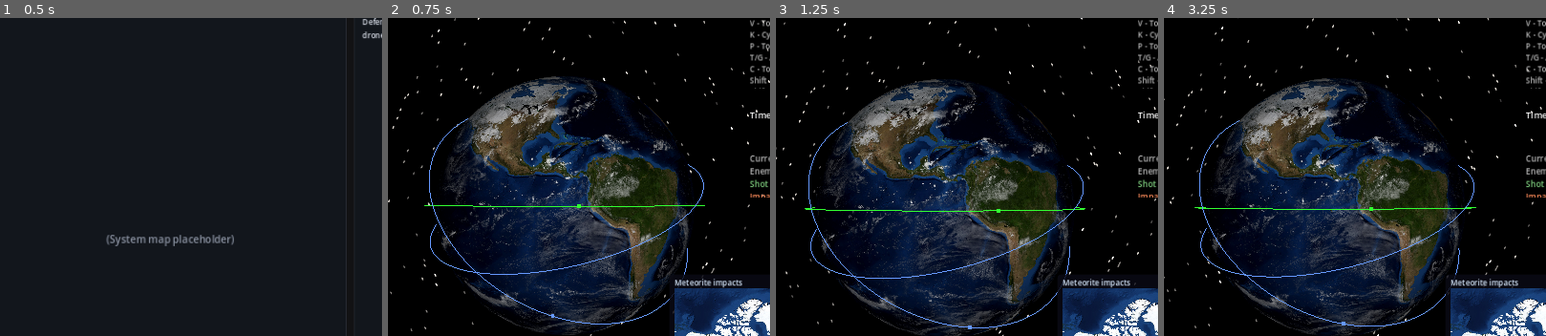
Above: before the commit, frames 1-4 (left to right).
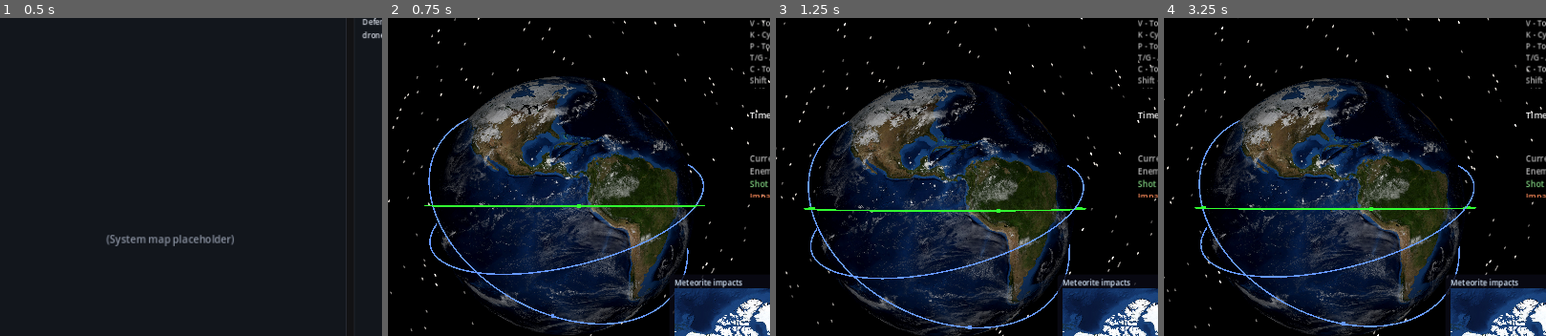
Above: after the commit, the same moments.

Repository: mellenburg/game
Game: Godot game, scene res://scenes/menu.tscn
Two runs of this game, one before a commit and one after it. Both use one fixed random seed, a clock stepped at 60 frames per second and the inputs below.
Inputs (mouse positions are % of the whole screen's width and height, from its top left):
- Up to frame 1 (0.5 s): no input
- Up to frame 2 (0.75 s): click "LAUNCH ▶" at 0.5 s
- Up to frame 3 (1.25 s): no input
- Up to frame 4 (3.25 s): tap Enter (end_game) at 1.25 s; move the mouse to (55, 50) at 1.27 s; hold W (move_forward) 1.28-2 s; tap J (add_decaying_enemy) at 1.35 s; click (55, 50) at 1.42 s; click "Acknowledge ▶" at 2 s; click "LAUNCH ▶" at 2.75 s
The pictures show only the part of the screen within x 26-76%, y 21-71%; the shares and areas given below are measured in that part.

Frame 1 is identical in both runs. In frame 2, 0.6% of the frame differs, in the area x 10-83%, y 32-97%; in frame 3, 0.5%; in frame 4, 0.6%.

Commit message:
Color enemy orbits by impact ETA, scale ribbon by spawn HP
Orbit lines render as a billboarded triangle-strip ribbon driven by a
new orbit_line.gdshader, so width is uniform pixels regardless of
camera zoom. Enemy paths interpolate yellow (far from impact) to red
(seconds away); selection still wins. Initial-HP at spawn bakes the
ribbon's thickness and opacity once and never updates as damage
lands.

Diff:
--- a/godot/scripts/earth_system.gd
+++ b/godot/scripts/earth_system.gd
@@ -444,10 +444,12 @@
 		return
 	_orbit_render_accum = 0.0
 	for sat in real_satellites:
-		sat.render_orbit(true)
+		sat.render_orbit(true, sim_time)
 	if planning_mode:
 		for i in range(planning_satellites.size()):
-			planning_satellites[i].render_orbit(i == planning_selected)
+			planning_satellites[i].render_orbit(
+				i == planning_selected, sim_time
+			)
 
 
 func _remove_dead_satellites() -> void:
--- a/godot/scripts/orbital_path.gd
+++ b/godot/scripts/orbital_path.gd
@@ -4,36 +4,57 @@
 ## its vertex buffer in place when the orbit changes — avoids the per-frame
 ## ImmediateMesh / StandardMaterial3D allocation that crashed the previous
 ## port after ~1 minute.
+##
+## The ribbon is rendered as a billboarded triangle strip: each of the N
+## base ring points expands to two vertices (left / right side), and a
+## custom shader offsets them perpendicular to the line direction in
+## screen space so width is uniform pixels regardless of camera zoom.
+## Width and color (with alpha) are ShaderMaterial uniforms so the
+## owning Satellite can drive thickness from initial HP and tint from
+## impact-proximity without ever rebuilding geometry.
 
 const EarthOrbit = preload("res://scripts/earth_orbit.gd")
 const POINTS: int = 360
 const SCENE_SCALE: float = 1.0 / 1000.0  # km -> scene units
+const _LINE_SHADER: Shader = preload("res://shaders/orbit_line.gdshader")
 
 var _array_mesh: ArrayMesh
-var _material: StandardMaterial3D
+var _material: ShaderMaterial
+# Base ring points in scene units. One Vector3 per ring; the ribbon's
+# two-sided expansion happens at upload time.
 var _points: PackedVector3Array
-# Vertex count of the surface currently uploaded to the GPU. -1 means
-# "no surface yet"; mismatches against `_points.size()` force a full
-# add_surface_from_arrays rebuild instead of an in-place vertex update.
-var _surface_vertex_count: int = -1
 var _last_signature := Vector4(NAN, NAN, NAN, NAN)
 var _last_inc := NAN
 var _last_argp := NAN
-var _last_color := Color.TRANSPARENT
-var color := Color.BLUE
+
+# Public uniforms — mirrored to the ShaderMaterial via setters so a
+# caller can just write `path.color = ...` and the GPU sees it next
+# frame without touching geometry.
+var color := Color.BLUE:
+	set(v):
+		if v == color:
+			return
+		color = v
+		if _material != null:
+			_material.set_shader_parameter("line_color", v)
+var line_width_px: float = 1.5:
+	set(v):
+		var clamped: float = maxf(v, 0.1)
+		if absf(clamped - line_width_px) < 1.0e-3:
+			return
+		line_width_px = clamped
+		if _material != null:
+			_material.set_shader_parameter("line_width_px", clamped)
 
 
 func _ready() -> void:
 	_array_mesh = ArrayMesh.new()
 	mesh = _array_mesh
 
-	_material = StandardMaterial3D.new()
-	_material.shading_mode = BaseMaterial3D.SHADING_MODE_UNSHADED
-	# Single uniform color drives the line — the previous port stored a
-	# PackedColorArray of N copies of the same color; that was pure waste
-	# (an extra GPU buffer + per-frame upload) since every vertex shared
-	# the line's tint. Material's albedo_color is the source of truth now.
-	_material.albedo_color = color
+	_material = ShaderMaterial.new()
+	_material.shader = _LINE_SHADER
+	_material.set_shader_parameter("line_color", color)
+	_material.set_shader_parameter("line_width_px", line_width_px)
 	material_override = _material
 
 	_points = PackedVector3Array()
@@ -51,10 +72,10 @@
 		return
 
 	var sig := Vector4(orbit.a, orbit.ecc, orbit.raan, orbit.inc)
-	# Skip rebuild if nothing meaningful changed.
+	# Skip rebuild if nothing meaningful changed. Color / width changes
+	# are uniform-only and don't invalidate the cached geometry.
 	if (
-		_last_color == color
-		and _signature_close(sig, _last_signature)
+		_signature_close(sig, _last_signature)
 		and _angle_close(orbit.argp, _last_argp)
 		and _angle_close(orbit.inc, _last_inc)
 		and _array_mesh.get_surface_count() > 0
@@ -67,8 +88,6 @@
 	_last_signature = sig
 	_last_argp = orbit.argp
 	_last_inc = orbit.inc
-	_last_color = color
-	_material.albedo_color = color
 
 
 ## Build orbit points in the perifocal (PQW) frame and rotate into ECI.
@@ -88,6 +107,8 @@
 	var pqw_x := Vector3(co * cw - so * sw * ci,  so * cw + co * sw * ci,  sw * si)
 	var pqw_y := Vector3(-co * sw - so * cw * ci, -so * sw + co * cw * ci, cw * si)
 
+	if _points.size() != POINTS + 1:
+		_points.resize(POINTS + 1)
 	for i in range(POINTS + 1):
 		var ang := TAU * float(i % POINTS) / float(POINTS)
 		var p := a * (cos(ang) - e)
@@ -161,12 +182,10 @@
 		_points[i] = (pqw_x * p_local + pqw_y * q_local) * SCENE_SCALE
 
 	_upload_surface()
-	_material.albedo_color = color
 	# Trajectory geometry changes every tick (nu0 sweeps); invalidate
 	# the orbit-cache signature so a later switch back to update_orbit
 	# triggers a rebuild instead of trusting stale cached state.
 	_last_signature = Vector4(NAN, NAN, NAN, NAN)
-	_last_color = color
 
 
 # Maximum number of perigee-burn segments to walk before giving up. Real
@@ -265,13 +284,11 @@
 			write_idx += 1
 
 	_upload_surface()
-	_material.albedo_color = color
 	# Spiral geometry changes every tick (nu0 of segment 0 sweeps with
 	# the body, segments compress after each burn); invalidate the
 	# orbit-cache signature so update_orbit rebuilds correctly if ever
 	# called on a former decaying body.
 	_last_signature = Vector4(NAN, NAN, NAN, NAN)
-	_last_color = color
 
 
 # Forward-simulate the perigee-burn sequence and return one dictionary
@@ -405,31 +422,70 @@
 
 func _clear_surfaces() -> void:
 	_array_mesh.clear_surfaces()
-	_surface_vertex_count = -1
-
-
+
+
+# Ribbon expansion: each base ring point becomes two vertices (left/right
+# side), drawn as a triangle strip whose triangles are (v_2i, v_2i+1,
+# v_2i+2) and (v_2i+2, v_2i+1, v_2i+3). The shader offsets each pair
+# perpendicular to the line direction in screen space, so width is
+# uniform pixels regardless of camera zoom. Tangent direction stored in
+# ARRAY_NORMAL — we don't need its magnitude (the shader normalises in
+# screen space), and unshaded materials don't read NORMAL for lighting,
+# so oct-encoding's loss of length is harmless.
 func _upload_surface() -> void:
-	# Fast path: vertex count is unchanged, so the GPU buffer is the
-	# right size — rewrite positions in place instead of re-creating
-	# the surface. Matters most for meteorite trajectories and the
-	# decaying spiral, both of which rebuild every render tick (their
-	# nu sweeps with the body), so the slow path was 1+ surface
-	# re-allocation per body per frame at MVP wave sizes.
-	if (
-		_array_mesh.get_surface_count() == 1
-		and _surface_vertex_count == _points.size()
-	):
-		_array_mesh.surface_update_vertex_region(
-			0, 0, _points.to_byte_array()
-		)
-		return
+	var ring_count := _points.size()
+	if ring_count < 2:
+		_clear_surfaces()
+		return
+	var vert_count := ring_count * 2
+
+	var verts := PackedVector3Array()
+	verts.resize(vert_count)
+	var normals := PackedVector3Array()
+	normals.resize(vert_count)
+	var uvs := PackedVector2Array()
+	uvs.resize(vert_count)
+
+	# Last ring inherits the previous segment's tangent so the ribbon
+	# doesn't pinch shut at endpoints (open trajectories) or at the
+	# closing seam of an ellipse.
+	for i in range(ring_count):
+		var here: Vector3 = _points[i]
+		var tangent: Vector3
+		if i + 1 < ring_count:
+			tangent = _points[i + 1] - here
+		else:
+			tangent = here - _points[i - 1]
+		# Guard against duplicate consecutive points collapsing the
+		# tangent. Shader handles a zero-length screen delta gracefully,
+		# but feeding NaN through oct-encoding would corrupt the buffer.
+		if tangent.length_squared() < 1.0e-20:
+			tangent = Vector3(1.0, 0.0, 0.0)
+		var left_idx := i * 2
+		var right_idx := left_idx + 1
+		verts[left_idx] = here
+		verts[right_idx] = here
+		normals[left_idx] = tangent
+		normals[right_idx] = tangent
+		uvs[left_idx] = Vector2(-1.0, 0.0)
+		uvs[right_idx] = Vector2(1.0, 0.0)
+
+	# Always rebuild the surface from scratch. The per-vertex layout
+	# (vertex + normal + uv) doesn't lend itself to surface_update_*
+	# in-place writes — both the vertex and the attribute buffers
+	# would need region updates whose byte layouts depend on Godot's
+	# internal vertex compression, and the rebuild is cheap at the
+	# 15 Hz orbit-render cadence (a few hundred vertices per call).
 	_array_mesh.clear_surfaces()
 	var arrays := []
 	arrays.resize(Mesh.ARRAY_MAX)
-	arrays[Mesh.ARRAY_VERTEX] = _points
-	_array_mesh.add_surface_from_arrays(Mesh.PRIMITIVE_LINE_STRIP, arrays)
+	arrays[Mesh.ARRAY_VERTEX] = verts
+	arrays[Mesh.ARRAY_NORMAL] = normals
+	arrays[Mesh.ARRAY_TEX_UV] = uvs
+	_array_mesh.add_surface_from_arrays(
+		Mesh.PRIMITIVE_TRIANGLE_STRIP, arrays
+	)
 	_array_mesh.surface_set_material(0, _material)
-	_surface_vertex_count = _points.size()
 
 
 static func _signature_close(a: Vector4, b: Vector4) -> bool:
--- a/godot/scripts/satellite.gd
+++ b/godot/scripts/satellite.gd
@@ -33,6 +33,34 @@
 const COLOR_METEORITE := Color(1.0, 0.85, 0.4)
 const COLOR_DECAYING := Color(0.95, 0.45, 0.95)
 const COLOR_HIT := Color(1.0, 0.25, 0.05)
+# Enemy orbit-line gradient endpoints. Yellow when the body is far from
+# (or never going to make) ground impact; red when impact is imminent.
+# The marker still uses the team / type colors above — only the orbital
+# path is affected so a glance at the line conveys urgency without
+# re-tinting the body itself.
+const COLOR_ENEMY_PATH_FAR := Color(1.0, 0.95, 0.25)
+const COLOR_ENEMY_PATH_NEAR := Color(1.0, 0.2, 0.15)
+# ETA bounds for the enemy-path gradient. <= NEAR seconds reads as full
+# red; >= FAR seconds (or non-impacting orbits, where eta == INF) reads
+# as full yellow. The window between scales linearly. 90s is roughly
+# "next perigee burn or sooner" for decaying threats and the inbound
+# leg of a meteorite; 30 min covers most stable / pre-spiral states.
+const ENEMY_PATH_ETA_RED_S: float = 90.0
+const ENEMY_PATH_ETA_YELLOW_S: float = 1800.0
+# HP-driven path-style envelope. The line's *initial* thickness and
+# opacity are baked from max_hp at spawn (or clone) time and never
+# updated as the body takes damage — by design, per the original spec.
+# Values picked so a small meteorite (~10 HP) is barely-visible-thin
+# and a large decaying threat (~1000 HP) draws as a solid bold ribbon.
+const ENEMY_PATH_HP_LOG_BASE: float = 1000.0
+const ENEMY_PATH_WIDTH_MIN_PX: float = 0.75
+const ENEMY_PATH_WIDTH_MAX_PX: float = 5.0
+const ENEMY_PATH_ALPHA_MIN: float = 0.2
+const ENEMY_PATH_ALPHA_MAX: float = 1.0
+# Player paths don't carry HP semantics on the line — players read HP
+# off their own roster. Use a constant readable thickness + full
+# opacity so the operator's own orbits stay legible.
+const PLAYER_PATH_WIDTH_PX: float = 1.5
 # Surface installations: yellow-green tint, distinct from the orbital
 # blue + selected green so a glance at the 3D view (or the in-game HUD
 # roster) tells the player which units are anchored to the ground.
@@ -250,6 +278,12 @@
 var _marker: MeshInstance3D
 var _marker_mat: StandardMaterial3D
 var path_visual: OrbitalPath
+# Initial-HP-derived alpha for the orbit ribbon. Set once at spawn (or
+# clone) in _apply_path_style and read by _path_color so per-tick tint
+# updates don't drift the opacity. Stored separately from the
+# material's color uniform because selection (which forces full-alpha
+# green) would otherwise overwrite it.
+var _path_alpha: float = 1.0
 
 
 func _init() -> void:
@@ -289,6 +323,7 @@
 	add_child(path_visual)
 
 	_apply_color()
+	_apply_path_style()
 	_sync_marker_position()
 
 
@@ -559,7 +594,7 @@
 	_sync_marker_position()
 
 
-func render_orbit(show_path: bool) -> void:
+func render_orbit(show_path: bool, current_sim_time: float = 0.0) -> void:
 	if not is_inside_tree() or path_visual == null:
 		return
 	if not orbit_alive or not alive:
@@ -572,7 +607,7 @@
 	if is_surface:
 		path_visual.visible = false
 		return
-	path_visual.color = COLOR_SELECTED if selected else _base_color()
+	path_visual.color = _path_color(current_sim_time)
 	# Meteorites get the truncated-trajectory renderer: the same line
 	# style as a regular orbit, but cut off at the surface so the part
 	# that would tunnel through Earth isn't drawn.
@@ -674,6 +709,7 @@
 	if is_inside_tree():
 		_apply_color()
 		_apply_marker_size()
+		_apply_path_style()
 		_sync_marker_position()
 
 
@@ -762,6 +798,82 @@
 	_marker_mat.albedo_color = COLOR_SELECTED if selected else _base_color()
 
 
+# Tint for the orbit ribbon. Player paths keep the team / selection
+# color exactly as before. Enemy paths interpolate yellow → red against
+# predicted time-to-impact so a glance at the line conveys urgency:
+# stable enemy orbits read full yellow, an inbound meteorite seconds
+# from impact reads full red, decaying spirals slide between the two
+# as their final perigee approaches. Selection still wins on either
+# side — the green flash marks "this one's selected" regardless of
+# threat color.
+func _path_color(current_sim_time: float) -> Color:
+	var base: Color
+	if selected:
+		base = COLOR_SELECTED
+	elif team != TEAM_ENEMY:
+		base = COLOR_PLAYER
+	else:
+		base = _enemy_path_gradient_color(current_sim_time)
+	# Apply the spawn-baked opacity (HP-derived for enemies, 1.0 for
+	# player paths). _path_alpha is set once in _apply_path_style and
+	# never updated as HP drops during play, by design.
+	base.a = _path_alpha
+	return base
+
+
+func _enemy_path_gradient_color(current_sim_time: float) -> Color:
+	var eta := predict_impact_sim_time(current_sim_time) - current_sim_time
+	if not is_finite(eta) or eta <= 0.0:
+		# Past-impact (eta <= 0) shouldn't normally render — the body
+		# would've been killed already — but guard anyway: full red
+		# matches "as close to impact as it gets".
+		var t_full: float = 1.0 if eta <= 0.0 else 0.0
+		return COLOR_ENEMY_PATH_FAR.lerp(COLOR_ENEMY_PATH_NEAR, t_full)
+	var span := ENEMY_PATH_ETA_YELLOW_S - ENEMY_PATH_ETA_RED_S
+	var t := clampf(
+		(ENEMY_PATH_ETA_YELLOW_S - eta) / span, 0.0, 1.0
+	)
+	return COLOR_ENEMY_PATH_FAR.lerp(COLOR_ENEMY_PATH_NEAR, t)
+
+
+# Bake the orbit-line's thickness and opacity from initial HP. Called
+# from _ready (initial spawn) and clone_orbit_from (planning preview
+# pickup) — never per-tick. Player paths get a constant readable style;
+# enemy paths log-scale max_hp into the (width, alpha) envelope so a
+# 10-HP meteorite renders as a thin near-transparent thread and a
+# 1000-HP decaying ship as a bold opaque ribbon. The alpha lives on
+# the path material's color uniform; we re-set the uniform here using
+# the existing `path_visual.color` tint so subsequent per-tick color
+# updates inherit the same alpha (see _path_color).
+func _apply_path_style() -> void:
+	if path_visual == null:
+		return
+	var width: float
+	var alpha: float
+	if team == TEAM_ENEMY:
+		var hp_norm := clampf(
+			log(maxf(max_hp, 1.0)) / log(ENEMY_PATH_HP_LOG_BASE),
+			0.0, 1.0,
+		)
+		width = lerpf(
+			ENEMY_PATH_WIDTH_MIN_PX, ENEMY_PATH_WIDTH_MAX_PX, hp_norm
+		)
+		alpha = lerpf(
+			ENEMY_PATH_ALPHA_MIN, ENEMY_PATH_ALPHA_MAX, hp_norm
+		)
+	else:
+		width = PLAYER_PATH_WIDTH_PX
+		alpha = 1.0
+	path_visual.line_width_px = width
+	_path_alpha = alpha
+	# Seed the material's alpha immediately so the path renders with
+	# the right opacity on the first tick — render_orbit re-applies it
+	# every frame after that via _path_color.
+	var tint := path_visual.color
+	tint.a = alpha
+	path_visual.color = tint
+
+
 func _hide_visuals() -> void:
 	if _marker:
 		_marker.visible = false
--- /dev/null
+++ b/godot/shaders/orbit_line.gdshader
@@ -0,0 +1,48 @@
+shader_type spatial;
+// Billboarded ribbon: each base ring of the orbit becomes two
+// vertices, offset perpendicular to the line direction in *screen
+// space* so the rendered thickness is uniform pixels regardless of
+// camera distance / zoom. blend_mix gives us a real alpha channel
+// (HP-derived opacity); cull_disabled keeps the ribbon visible
+// whichever side faces the camera.
+render_mode unshaded, cull_disabled, blend_mix;
+
+uniform vec4 line_color : source_color = vec4(1.0, 1.0, 1.0, 1.0);
+uniform float line_width_px : hint_range(0.5, 16.0) = 1.0;
+
+void vertex() {
+	// NORMAL holds the model-space tangent direction (current ring →
+	// next ring). UV.x is the side flag, -1 or +1, identifying which
+	// edge of the ribbon this duplicated vertex sits on. Tangent
+	// magnitude is irrelevant — we normalise in screen space below —
+	// so oct-encoding losing the length is harmless.
+	vec3 tangent_dir = NORMAL;
+	float side = UV.x;
+
+	vec4 view_pos = MODELVIEW_MATRIX * vec4(VERTEX, 1.0);
+	vec4 view_nxt = MODELVIEW_MATRIX * vec4(VERTEX + tangent_dir, 1.0);
+	vec4 clip_pos = PROJECTION_MATRIX * view_pos;
+	vec4 clip_nxt = PROJECTION_MATRIX * view_nxt;
+
+	vec2 vp = VIEWPORT_SIZE;
+	float wp = max(abs(clip_pos.w), 1e-6);
+	float wn = max(abs(clip_nxt.w), 1e-6);
+	vec2 ndc_pos = clip_pos.xy / wp;
+	vec2 ndc_nxt = clip_nxt.xy / wn;
+	// Screen direction in pixels — NDC is [-1,1] over each axis.
+	vec2 screen_delta = (ndc_nxt - ndc_pos) * vp * 0.5;
+	float dlen = length(screen_delta);
+	if (dlen >= 1e-6) {
+		vec2 dir = screen_delta / dlen;
+		vec2 perp = vec2(-dir.y, dir.x);
+		// Half-width in pixels, then back to NDC (1 px = 2 / vp NDC).
+		vec2 offset_ndc = perp * side * line_width_px / vp;
+		clip_pos.xy += offset_ndc * clip_pos.w;
+	}
+	POSITION = clip_pos;
+}
+
+void fragment() {
+	ALBEDO = line_color.rgb;
+	ALPHA = line_color.a;
+}
